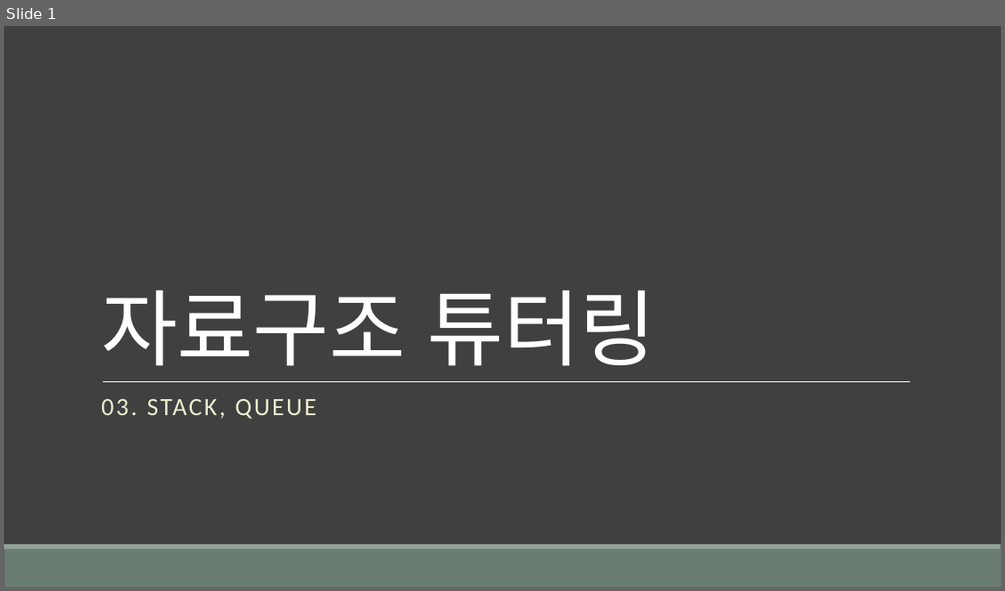
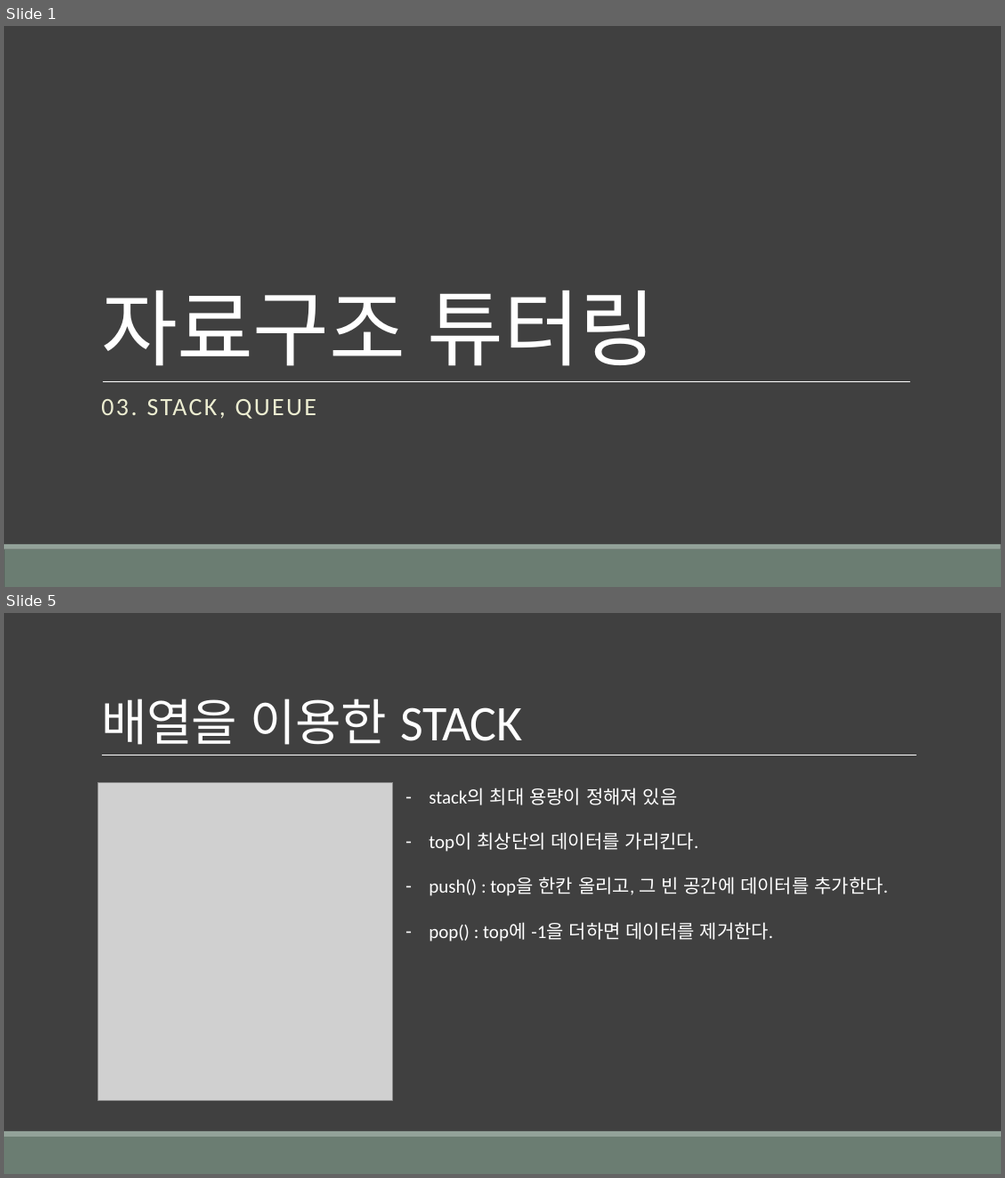
Before and after one commit to logg9715/DataStructure_Lecture-2023-2, a slide deck: ppt/자료구조 튜터링 03.pptx. Shown one above the other, each under a label of ours: slide 1 before the commit, slides 1 and 5 after it; the slides between them are not shown. The pictures are 1005x591 and 1005x1178 pixels, drawn with LibreOffice and Linux fonts; fonts in the diff are those of the drawing; grey boxes stand for pictures. Boxes give left, top, right and bottom in pixels: in the first picture for what was removed or moved away, otherwise in the second. Text is boxed around its words. In the diff, an @@ line names an element or a change of style, - is before the commit and + after.

```diff
--- a/ppt/자료구조 튜터링 03.pptx
+++ b/ppt/자료구조 튜터링 03.pptx
@@ slide 5 added at bbox=[4, 613, 1001, 1174], background #404040; not listed: 2 template elements that a slide beside it also shows @@
@@ title added at bbox=[101, 698, 522, 745], 48 pt, text #FFFFFF @@
+배열을 이용한 STACK
@@ line added from (102, 755) to (917, 755), #FFFFFF 0.5 pt @@
@@ picture added at bbox=[97, 782, 392, 1100] @@
@@ text added at bbox=[429, 787, 888, 941], 18 pt, text #FFFFFF @@
+– stack의 최대 용량이 정해져 있음
+– top이 최상단의 데이터를 가리킨다.
+– push() : top을 한칸 올리고, 그 빈 공간에 데이터를 추가한다.
+– pop() : top에 -1을 더하면 데이터를 제거한다.
```
Also in this commit, not shown: 1 slide changed, 6 other slides added, 1 slide removed, 2 other files.
